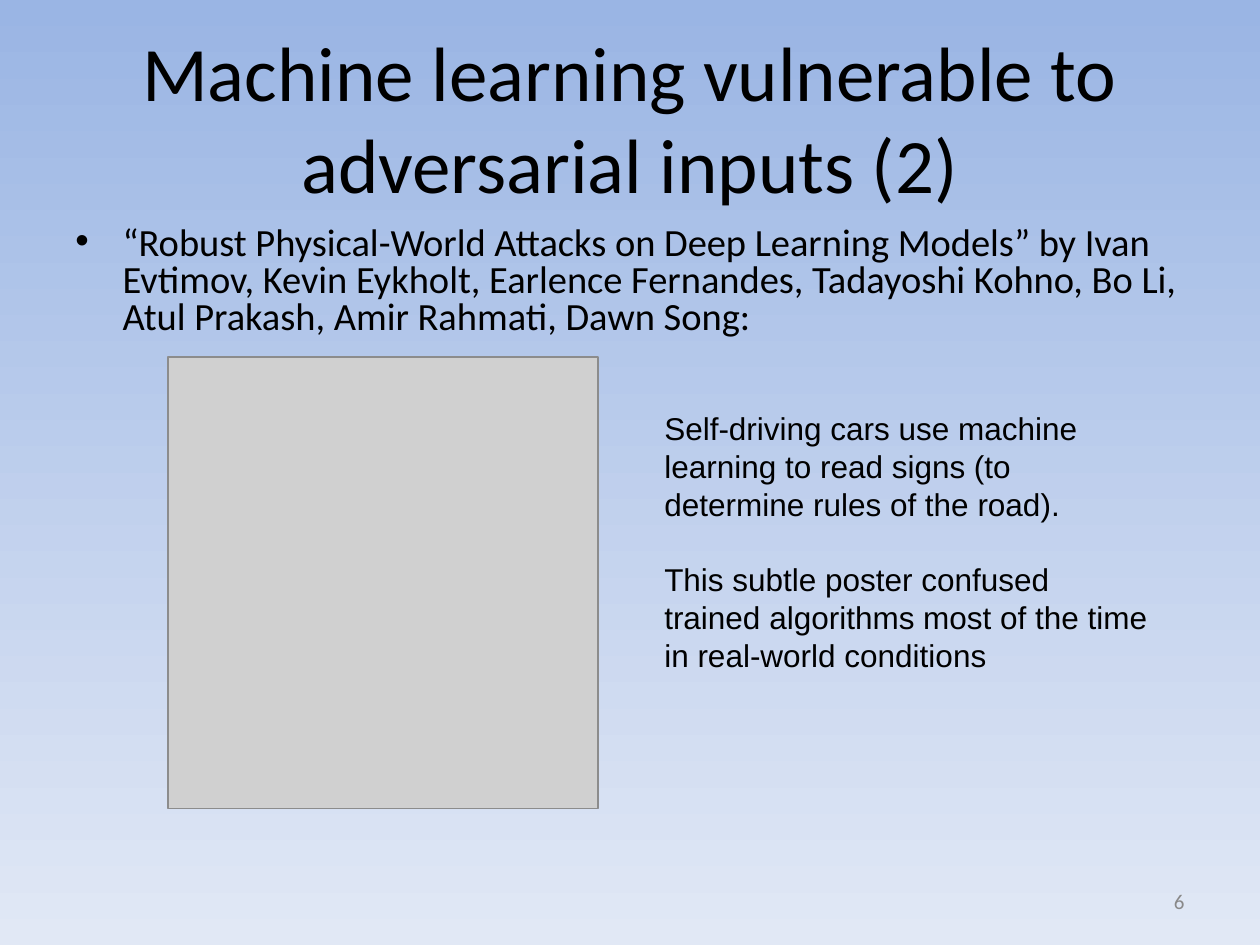
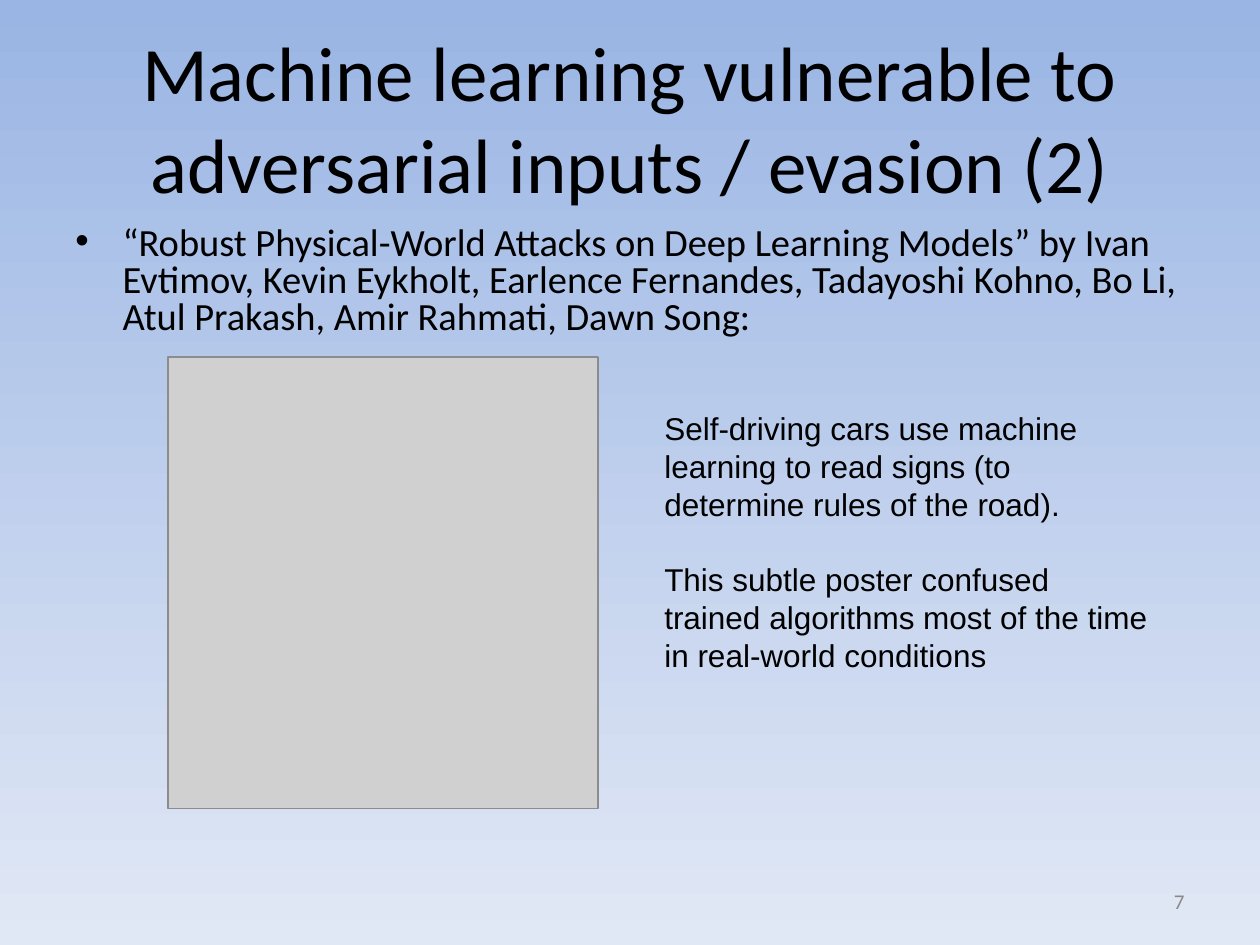
Before and after one commit to david-a-wheeler/david-a-wheeler.github.io, a slide deck: slide 7 of secure-class/presentations/Secure-Software-10-Misc.ppt (slide 6 before the commit). Drawn at 1260x945 pixels with LibreOffice and Linux fonts; fonts in the diff are those of the drawing; grey boxes stand for pictures. Boxes give left, top, right and bottom in pixels: in the first picture for what was removed or moved away, otherwise in the second. Text is boxed around its words. In the diff, an @@ line names an element or a change of style, - is before the commit and + after.

```diff
--- a/secure-class/presentations/Secure-Software-10-Misc.ppt
+++ b/secure-class/presentations/Secure-Software-10-Misc.ppt
@@ title at bbox=[142, 47, 1116, 206]: text changed @@
-Machine learning vulnerable to adversarial inputs (2)
+Machine learning vulnerable to adversarial inputs / evasion (2)
@@ page number at bbox=[1174, 895, 1185, 909]: text changed @@
-6
+7
```
Also in this commit, not shown: 5 other slides changed, 1 slide added, 1 other file.
